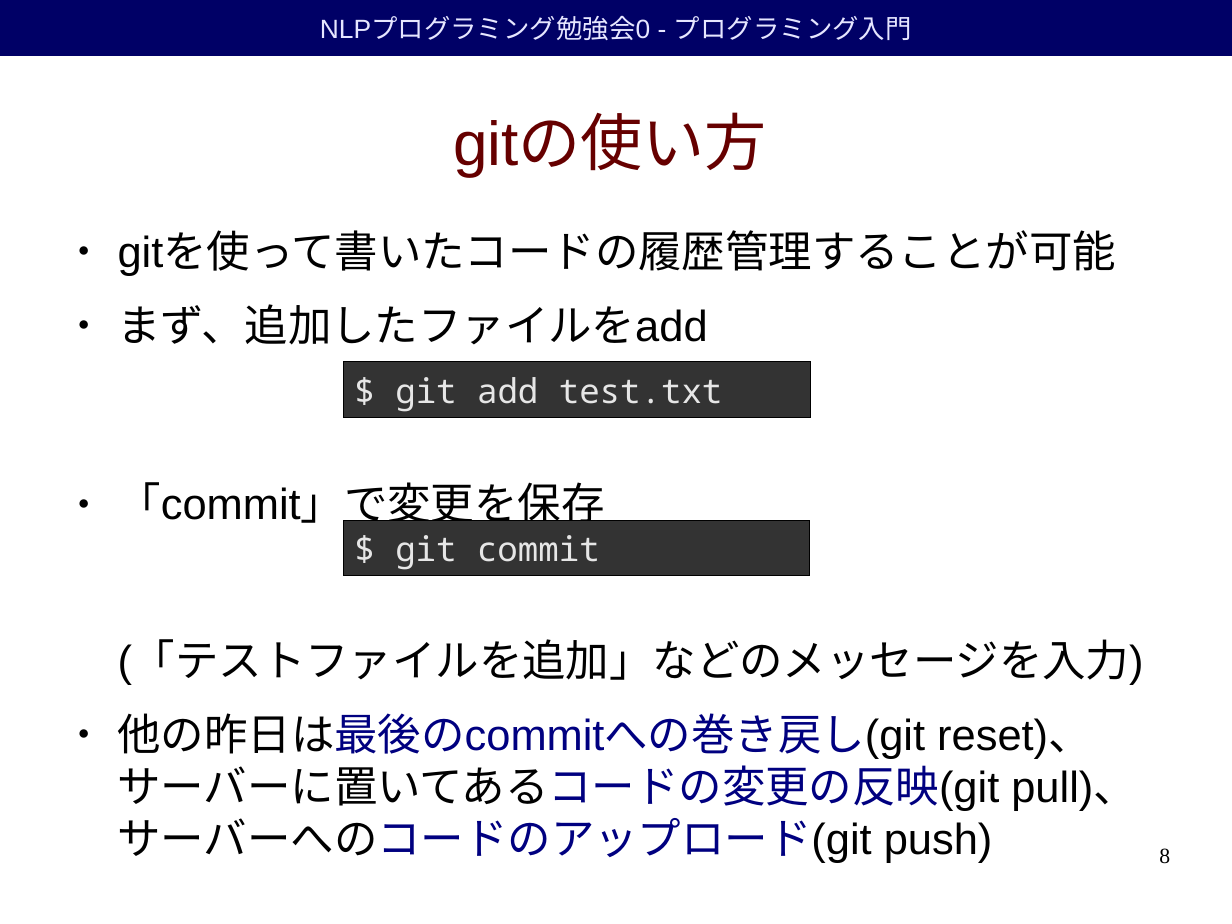
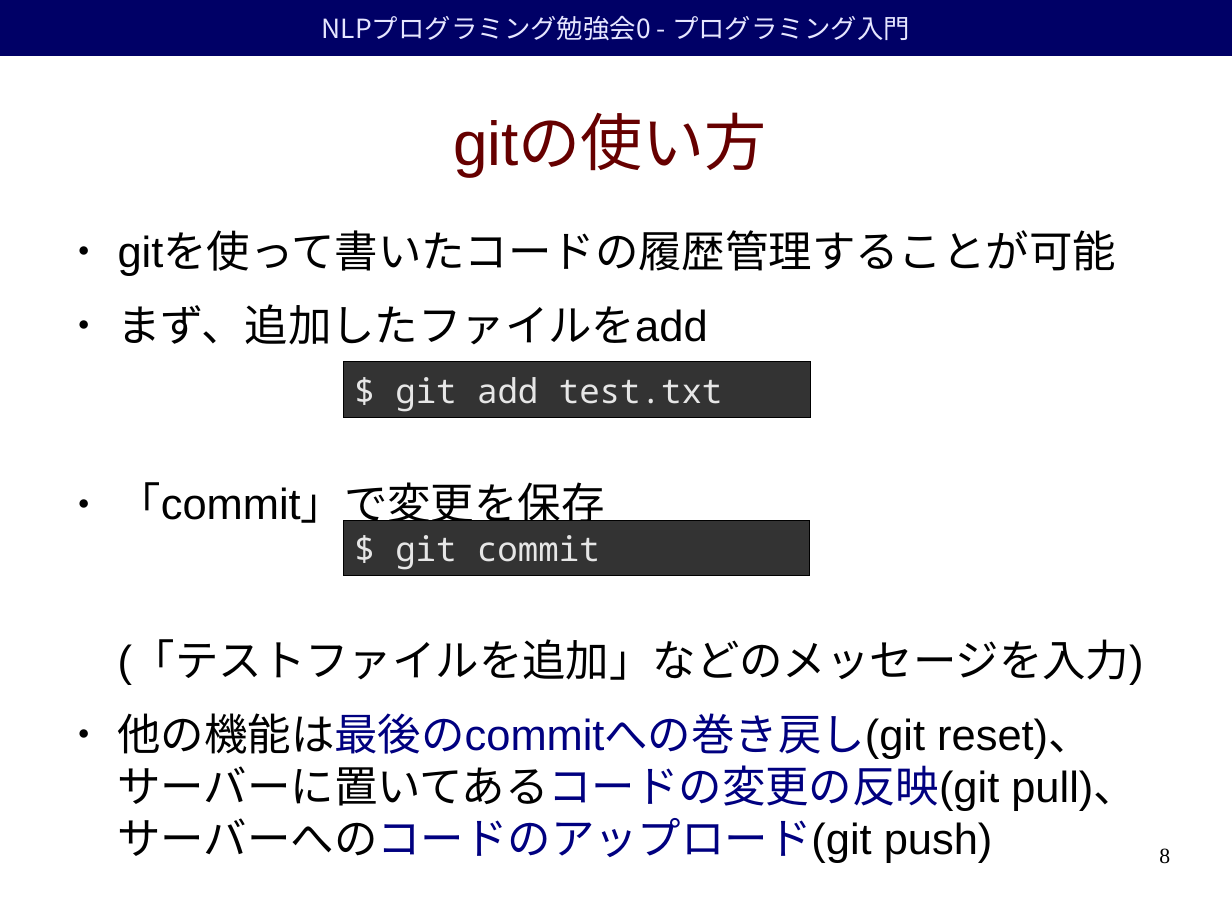
Before and after one commit to duffrind/nlppractice, a slide deck: slide 8 of download/00-intro/nlp-programming-ja-00-intro.odp. Drawn at 1232x924 pixels with LibreOffice and Linux fonts; fonts in the diff are those of the drawing; background and template pictures are left out. Boxes give left, top, right and bottom in pixels: in the first picture for what was removed or moved away, otherwise in the second. Text is boxed around its words. In the diff, an @@ line names an element or a change of style, - is before the commit and + after.

```diff
--- a/download/00-intro/nlp-programming-ja-00-intro.odp
+++ b/download/00-intro/nlp-programming-ja-00-intro.odp
@@ rectangle "NLPプログラミング勉強会0 - プログラミング入門" at box(0, 0, 1232, 56): font Arial to Noto Sans CJK JP @@
@@ text at box(118, 713, 1136, 863): text changed @@
-● 他の昨日は最後のcommitへの巻き戻し(git reset)、サーバーに置いてあるコードの変更の反映(git pull)、サーバーへのコードのアップロード(git push)
+● 他の機能は最後のcommitへの巻き戻し(git reset)、サーバーに置いてあるコードの変更の反映(git pull)、サーバーへのコードのアップロード(git push)
```
Also in this commit, not shown: 26 other slides changed, 1 slide added, 16 other files.
